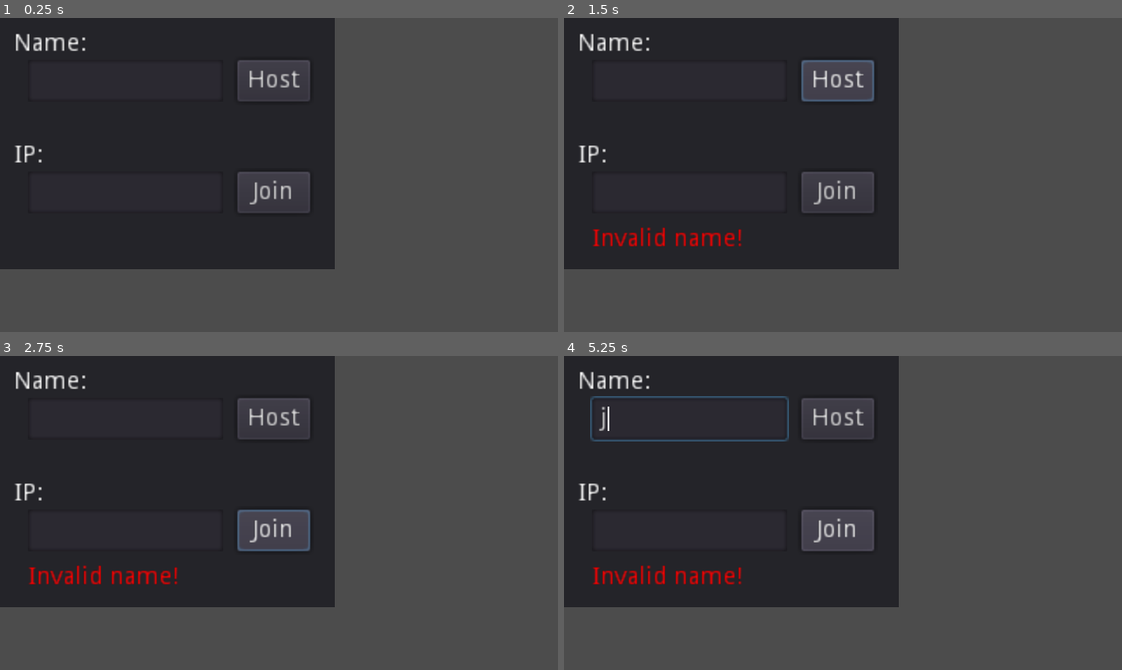
Above: before the commit, frames 1-4 (two rows, left to right).
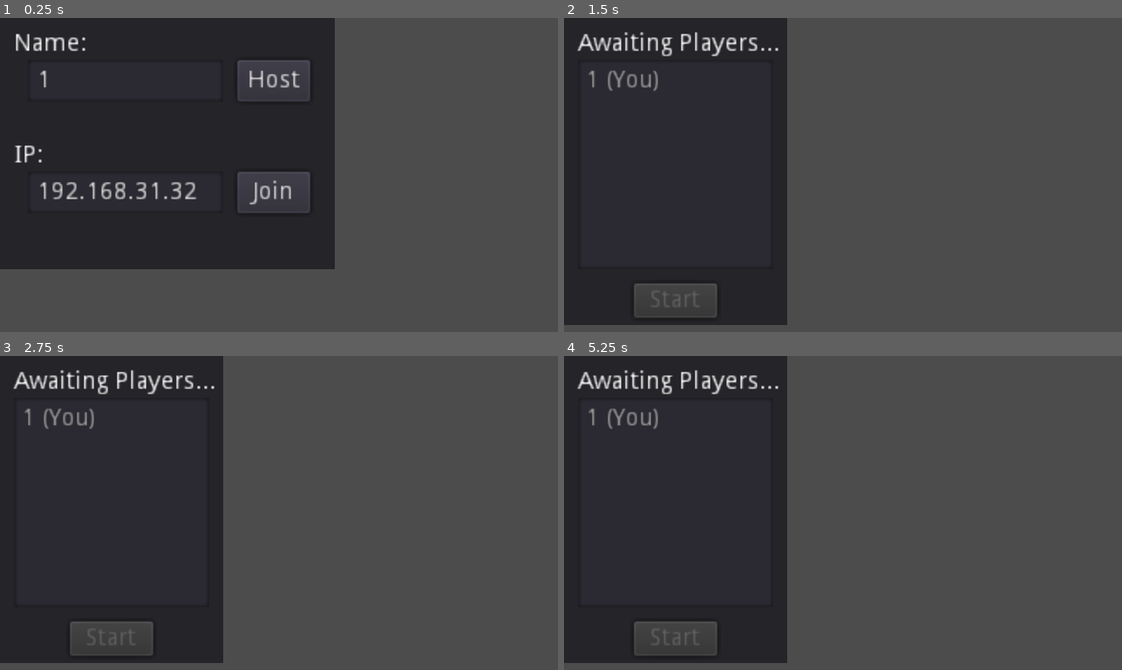
Above: after the commit, the same moments.

Repository: zihua0821/2DARPGDemo
Game: Godot game, scene res://UI/Lobby.tscn
The game is run twice, just before and just after one commit, with the same random seed, the same clock (stepped at 60 frames per second) and the same inputs. This scene is started directly instead of the project's main scene.
Inputs (mouse positions are in pixels of both pictures, inside the frame that each line leads up to):
- Up to frame 1 (0.25 s): no input
- Up to frame 2 (1.5 s): tap Enter at 0.5 s; hold Right (ui_right) 0.53-1.25 s; tap J (attack) at 0.6 s; click "Host" at 1.25 s
- Up to frame 3 (2.75 s): click (273, 531) at 2 s, where only the run before the commit has a clickable "Join"
- Up to frame 4 (5.25 s): hold Down (ui_down) 2.78-3.53 s; tap J (attack) every 0.75 s from 2.85 to 5.1 s; hold Right (ui_right) 3.53-4.28 s; hold Up (ui_up) 4.28-5.03 s; hold Left (ui_left) from 5.03 s (still down)

The runs differ from the first frame. In frame 1, 0.6% of the frame differs, in the area x 7-36%, y 16-58%; in frame 2, 21%; in frame 3, 21%; in frame 4, 21%, in the area x 0-60%, y 0-98%.

Commit message:
start game

Diff:
--- a/Player/player.tscn
+++ b/Player/player.tscn
@@ -825,6 +825,13 @@
 [node name="player" type="KinematicBody2D"]
 collision_layer = 2
 script = ExtResource( 2 )
+
+[node name="Label" type="Label" parent="."]
+margin_left = -16.0
+margin_top = -33.0
+margin_right = 24.0
+margin_bottom = -19.0
+text = "name"
 
 [node name="ShadowSprite" type="Sprite" parent="."]
 position = Vector2( 0, 3 )
--- a/Player/playerControl.gd
+++ b/Player/playerControl.gd
@@ -101,3 +101,6 @@
 
 func _on_Hurtbox_invincibility_ended():
 		blinkAnimationPlayer.play("stop")
+
+func set_player_name(new_name):
+	get_node("Label").set_text(new_name)
--- a/UI/Lobby.gd
+++ b/UI/Lobby.gd
@@ -56,7 +56,7 @@
 
 
 func _on_Start_pressed():
-	pass # Replace with function body.
+	Gamestate.begin_game()
 
 func refresh_lobby():
 	var players = Gamestate.get_player_list()
--- a/UI/Lobby.tscn
+++ b/UI/Lobby.tscn
@@ -55,12 +55,14 @@
 margin_top = 24.0
 margin_right = 128.0
 margin_bottom = 48.0
+text = "1"
 
 [node name="IPAddress" type="LineEdit" parent="Connect"]
 margin_left = 16.0
 margin_top = 88.0
 margin_right = 128.0
 margin_bottom = 112.0
+text = "192.168.31.32"
 
 [node name="Host" type="Button" parent="Connect"]
 margin_left = 136.0
--- a/gamestate.gd
+++ b/gamestate.gd
@@ -22,8 +22,10 @@
 
 func _player_connected(id):
 	rpc_id(id,"register_player",player_name)
+	print("_player_connected")
 
 func _player_disconnected(id):
+	print("_player_disconnected")
 	if has_node("/root/World") && get_tree().is_network_server():
 		emit_signal("game_error","Player " + players[id] + " disconnected")
 		end_game()
@@ -31,13 +33,16 @@
 		unregister_player(id)
 
 func _connected_ok():
+	print("_connected_ok")
 	emit_signal("connection_succeeded")
 
 func _connected_fail():
+	print("_connected_fail")
 	emit_signal("game_error","Server disconnected")
 	end_game()
 
 func _server_disconnected():
+	print("_server_disconnected")
 	get_tree().set_network_peer(null)
 	emit_signal("connection_failed")
 
@@ -45,6 +50,7 @@
 	var id = get_tree().get_rpc_sender_id()
 	players[id] = new_player_name
 	emit_signal("player_list_changed")
+	print("register_player" +  new_player_name)
 
 func unregister_player(id):
 	players.erase(id)
@@ -68,9 +74,52 @@
 func get_player_name():
 	return player_name
 
+func begin_game():
+	assert(get_tree().is_network_server())
+
+	var spawn_points = {}
+	spawn_points[1] = 0
+	var i = 1
+	for player in players:
+		spawn_points[player] = i
+		i += 1
+
+	for player in players:
+		rpc_id(player, "pre_start_game", spawn_points)
+	pre_start_game(spawn_points)
+
 func end_game():
 	if has_node("/root/World"):
 		get_node("/root/World").queue_free()
 
 	emit_signal("game_ended")
 	players.clear()
+
+remote func pre_start_game(spawn_points):
+	var world = load("res://world.tscn").instance()
+	get_tree().get_root().add_child(world)
+	get_tree().get_root().get_node("Lobby").hide()
+
+	print(spawn_points)
+	var player_scene = load("res://Player/player.tscn")
+	for p_id in spawn_points:
+		var spawn_pos = world.get_node("SpawnPoints/" + str(spawn_points[p_id])).position
+		var player = player_scene.instance()
+
+		player.set_name(str(p_id)) # Use unique ID as node name.
+		player.position=spawn_pos
+		player.set_network_master(p_id) #set unique id as master.
+
+		if p_id == get_tree().get_network_unique_id():
+			# If node for this peer id, set name.
+			player.set_player_name(player_name)
+
+		else:
+			# Otherwise set name from peer.
+			player.set_player_name(players[p_id])
+
+		world.get_node("MainYSort").get_node("Players").add_child(player)
+		if p_id == get_tree().get_network_unique_id():
+			var remoteTransform2D = RemoteTransform2D.new()
+			remoteTransform2D.remote_path = "../../../Camera2D"
+			player.add_child(remoteTransform2D)
--- a/world.tscn
+++ b/world.tscn
@@ -1,12 +1,10 @@
-[gd_scene load_steps=59 format=2]
+[gd_scene load_steps=57 format=2]
 
 [ext_resource path="res://World/bush.tscn" type="PackedScene" id=1]
-[ext_resource path="res://Player/player.tscn" type="PackedScene" id=2]
 [ext_resource path="res://World/GrassBackground.png" type="Texture" id=3]
 [ext_resource path="res://World/DirtTileset.png" type="Texture" id=4]
 [ext_resource path="res://World/CliffTileset.png" type="Texture" id=5]
 [ext_resource path="res://World/Grass.tscn" type="PackedScene" id=6]
-[ext_resource path="res://Enemies/Bat.tscn" type="PackedScene" id=7]
 [ext_resource path="res://UI/HealthUI.tscn" type="PackedScene" id=8]
 [ext_resource path="res://World/Tree.tscn" type="PackedScene" id=9]
 
@@ -508,52 +506,53 @@
 format = 1
 tile_data = PoolIntArray( 65542, 0, 0, 65543, 0, 2, 131076, 0, 0, 131077, 0, 5, 131078, 0, 196614, 131079, 0, 65543, 196612, 0, 131072, 196613, 0, 131074, 196615, 0, 131076, 196616, 0, 2, 262151, 0, 131072, 262152, 0, 131074 )
 
-[node name="YSort" type="YSort" parent="."]
-
-[node name="player" parent="YSort" instance=ExtResource( 2 )]
-position = Vector2( 144, 16 )
-
-[node name="RemoteTransform2D" type="RemoteTransform2D" parent="YSort/player"]
-remote_path = NodePath("../../Camera2D")
-
-[node name="Trees" type="YSort" parent="YSort"]
-
-[node name="Tree" parent="YSort/Trees" instance=ExtResource( 9 )]
+[node name="SpawnPoints" type="Node2D" parent="."]
+
+[node name="0" type="Position2D" parent="SpawnPoints"]
+position = Vector2( 212, 10 )
+
+[node name="1" type="Position2D" parent="SpawnPoints"]
+position = Vector2( 19, 158 )
+
+[node name="2" type="Position2D" parent="SpawnPoints"]
+position = Vector2( 187, 154 )
+
+[node name="MainYSort" type="YSort" parent="."]
+
+[node name="Players" type="YSort" parent="MainYSort"]
+
+[node name="Trees" type="YSort" parent="MainYSort"]
+
+[node name="Tree" parent="MainYSort/Trees" instance=ExtResource( 9 )]
 position = Vector2( 112, 152 )
 
-[node name="Tree2" parent="YSort/Trees" instance=ExtResource( 9 )]
+[node name="Tree2" parent="MainYSort/Trees" instance=ExtResource( 9 )]
 position = Vector2( 280, 32 )
 
-[node name="Bushes" type="YSort" parent="YSort"]
-
-[node name="bush" parent="YSort/Bushes" instance=ExtResource( 1 )]
+[node name="Bushes" type="YSort" parent="MainYSort"]
+
+[node name="bush" parent="MainYSort/Bushes" instance=ExtResource( 1 )]
 position = Vector2( 80, 56 )
 
-[node name="bush2" parent="YSort/Bushes" instance=ExtResource( 1 )]
+[node name="bush2" parent="MainYSort/Bushes" instance=ExtResource( 1 )]
 position = Vector2( 112, 56 )
 
-[node name="bush3" parent="YSort/Bushes" instance=ExtResource( 1 )]
+[node name="bush3" parent="MainYSort/Bushes" instance=ExtResource( 1 )]
 position = Vector2( 80, 120 )
 
-[node name="Grasses" type="YSort" parent="YSort"]
-
-[node name="Grass" parent="YSort/Grasses" instance=ExtResource( 6 )]
+[node name="Grasses" type="YSort" parent="MainYSort"]
+
+[node name="Grass" parent="MainYSort/Grasses" instance=ExtResource( 6 )]
 position = Vector2( 16, 112 )
 
-[node name="Grass2" parent="YSort/Grasses" instance=ExtResource( 6 )]
+[node name="Grass2" parent="MainYSort/Grasses" instance=ExtResource( 6 )]
 position = Vector2( 32, 112 )
 
-[node name="Grass3" parent="YSort/Grasses" instance=ExtResource( 6 )]
+[node name="Grass3" parent="MainYSort/Grasses" instance=ExtResource( 6 )]
 position = Vector2( 160, 24 )
 
-[node name="Bat" parent="YSort" instance=ExtResource( 7 )]
-position = Vector2( 40, 40 )
-
-[node name="Bat2" parent="YSort" instance=ExtResource( 7 )]
-position = Vector2( 40, 88 )
-
-[node name="Camera2D" type="Camera2D" parent="YSort"]
-position = Vector2( 144, 16 )
+[node name="Camera2D" type="Camera2D" parent="MainYSort"]
+position = Vector2( 277, 74 )
 current = true
 
 [node name="CanvasLayer" type="CanvasLayer" parent="."]
